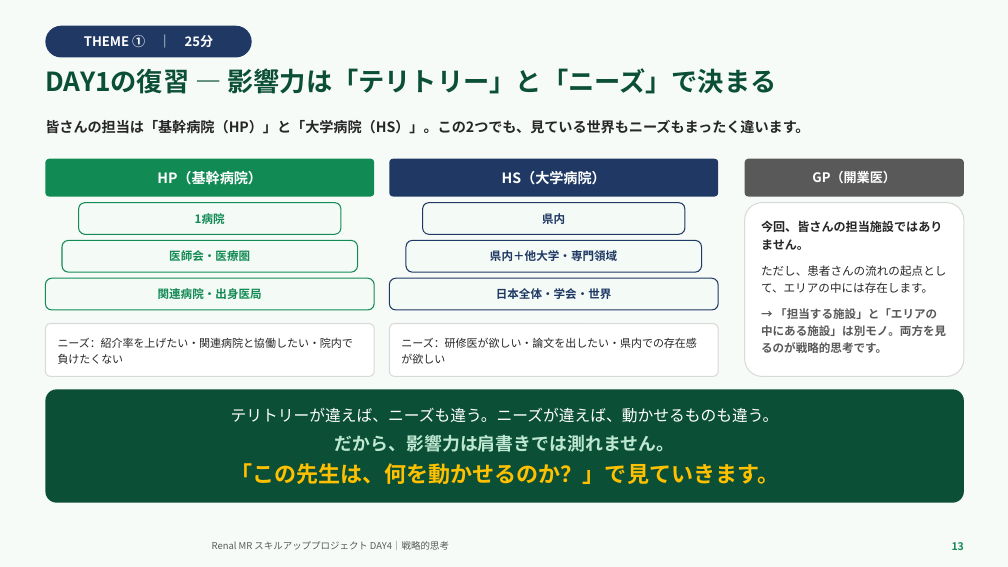
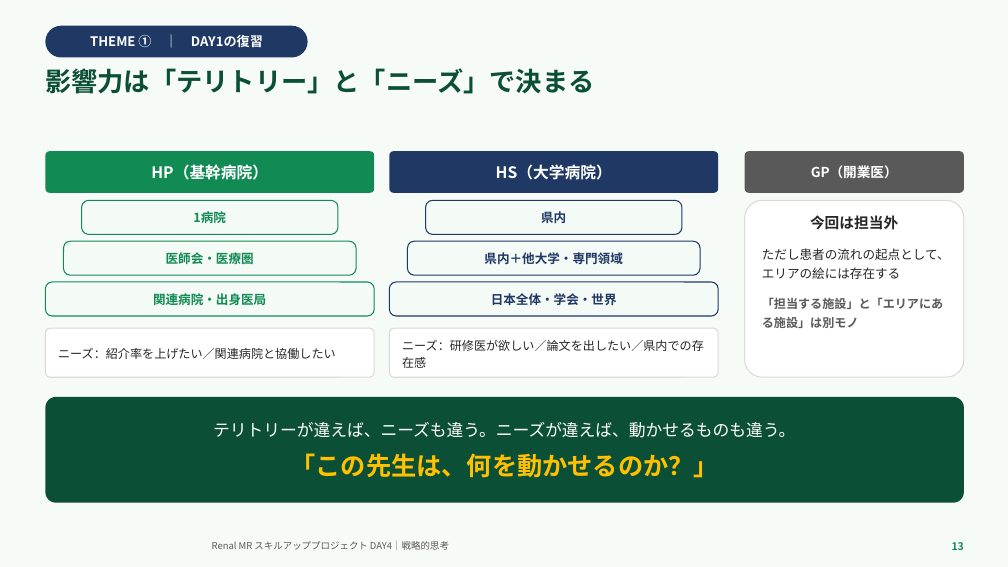
Before and after one commit to TAKUYA-1187/Claude, a slide deck: slide 13 of novartis_training/DAY4_ちょっと分かるだけで世界が変わる.pptx. Drawn at 1008x567 pixels with LibreOffice and Linux fonts; fonts in the diff are those of the drawing; background and template pictures are left out. Boxes give left, top, right and bottom in pixels: in the first picture for what was removed or moved away, otherwise in the second. Text is boxed around its words. In the diff, an @@ line names an element or a change of style, - is before the commit and + after.

```diff
--- a/novartis_training/DAY4_ちょっと分かるだけで世界が変わる.pptx
+++ b/novartis_training/DAY4_ちょっと分かるだけで世界が変わる.pptx
@@ rounded rectangle "THEME ① ｜ DAY1の復習": place and size @@
-rounded rectangle "THEME ① ｜ DAY1の復習" at (45, 26, 252, 57)
+rounded rectangle "THEME ① ｜ DAY1の復習" at (45, 26, 308, 57)
@@ text in rounded rectangle at (90, 35, 263, 48): text changed @@
-THEME ① ｜ 25分
+THEME ① ｜ DAY1の復習
@@ text at (45, 68, 594, 94): text changed @@
-DAY1の復習 — 影響力は「テリトリー」と「ニーズ」で決まる
+影響力は「テリトリー」と「ニーズ」で決まる
@@ text removed at (45, 120, 809, 134) @@
-皆さんの担当は「基幹病院（HP）」と「大学病院（HS）」。この2つでも、見ている世界もニーズもまったく違います。
@@ rounded rectangle "HP（基幹病院）": place and size @@
-rounded rectangle "HP（基幹病院）" at (45, 159, 374, 197)
+rounded rectangle "HP（基幹病院）" at (45, 151, 374, 193)
@@ rounded rectangle "HP（基幹病院）" at (45, 151, 374, 193): size 13.5 to 15 pt @@
@@ rounded rectangle "HS（大学病院）" at (389, 151, 718, 193): size 13.5 to 15 pt @@
@@ rounded rectangle "HS（大学病院）": place and size @@
-rounded rectangle "HS（大学病院）" at (389, 159, 718, 197)
+rounded rectangle "HS（大学病院）" at (389, 151, 718, 193)
@@ rounded rectangle "GP（開業医）": place and size @@
-rounded rectangle "GP（開業医）" at (745, 159, 964, 197)
+rounded rectangle "GP（開業医）" at (745, 151, 964, 193)
@@ rounded rectangle "GP（開業医）" at (745, 151, 964, 193): size 12.5 to 13 pt @@
@@ text in rounded rectangle at (762, 215, 950, 328): text changed; size 11 to 12 pt @@
-今回、皆さんの担当施設ではありません。
-ただし、患者さんの流れの起点として、エリアの中には存在します。
-→ 「担当する施設」と「エリアの中にある施設」は別モノ。両方を見るのが戦略的思考です。
+今回は担当外
+ただし患者の流れの起点として、エリアの絵には存在する
+「担当する施設」と「エリアにある施設」は別モノ
@@ rounded rectangle "関連病院・出身医局": place and size @@
-rounded rectangle "関連病院・出身医局" at (45, 278, 374, 310)
+rounded rectangle "関連病院・出身医局" at (45, 282, 374, 316)
@@ size 11 to 12 pt in 6 elements at (64, 241, 356, 275), (408, 241, 700, 275), (82, 200, 338, 234), (426, 200, 682, 234), (45, 282, 374, 316), (389, 282, 718, 316) @@
@@ rounded rectangle "日本全体・学会・世界": place and size @@
-rounded rectangle "日本全体・学会・世界" at (389, 278, 718, 310)
+rounded rectangle "日本全体・学会・世界" at (389, 282, 718, 316)
@@ rounded rectangle "ニーズ：紹介率を上げたい／関連病院と協働したい": place and size @@
-rounded rectangle "ニーズ：紹介率を上げたい／関連病院と協働したい" at (45, 324, 374, 377)
+rounded rectangle "ニーズ：紹介率を上げたい／関連病院と協働したい" at (45, 328, 374, 377)
@@ rounded rectangle "ニーズ：研修医が欲しい／論文を出したい／県内での存在感": place and size @@
-rounded rectangle "ニーズ：研修医が欲しい／論文を出したい／県内での存在感" at (389, 324, 718, 377)
+rounded rectangle "ニーズ：研修医が欲しい／論文を出したい／県内での存在感" at (389, 328, 718, 377)
@@ text in rounded rectangle at (58, 348, 336, 359): text changed; size 10.5 to 11.5 pt @@
-ニーズ：紹介率を上げたい・関連病院と協働したい・院内で負けたくない
+ニーズ：紹介率を上げたい／関連病院と協働したい
@@ text in rounded rectangle at (402, 340, 704, 368): text changed; size 10.5 to 11.5 pt @@
-ニーズ：研修医が欲しい・論文を出したい・県内での存在感が欲しい
+ニーズ：研修医が欲しい／論文を出したい／県内での存在感
@@ rounded rectangle "テリトリーが違えば、ニーズも違う。ニーズが違えば、動かせるものも違う。": place and size @@
-rounded rectangle "テリトリーが違えば、ニーズも違う。ニーズが違えば、動かせるものも違う。" at (45, 389, 964, 503)
+rounded rectangle "テリトリーが違えば、ニーズも違う。ニーズが違えば、動かせるものも違う。" at (45, 397, 964, 503)
@@ text in rounded rectangle at (213, 422, 795, 438): size 15 to 16 pt in "テリトリーが違えば、ニーズも違う。ニーズが違えば、動かせるものも違う。"; more space between paragraphs @@
@@ text in rounded rectangle at (290, 453, 718, 478): text changed; size 21 to 24 pt @@
-だから、影響力は肩書きでは測れません。
-「この先生は、何を動かせるのか？」で見ていきます。
+「この先生は、何を動かせるのか？」
```
Also in this commit, not shown: 25 other slides changed, 1 other file.
